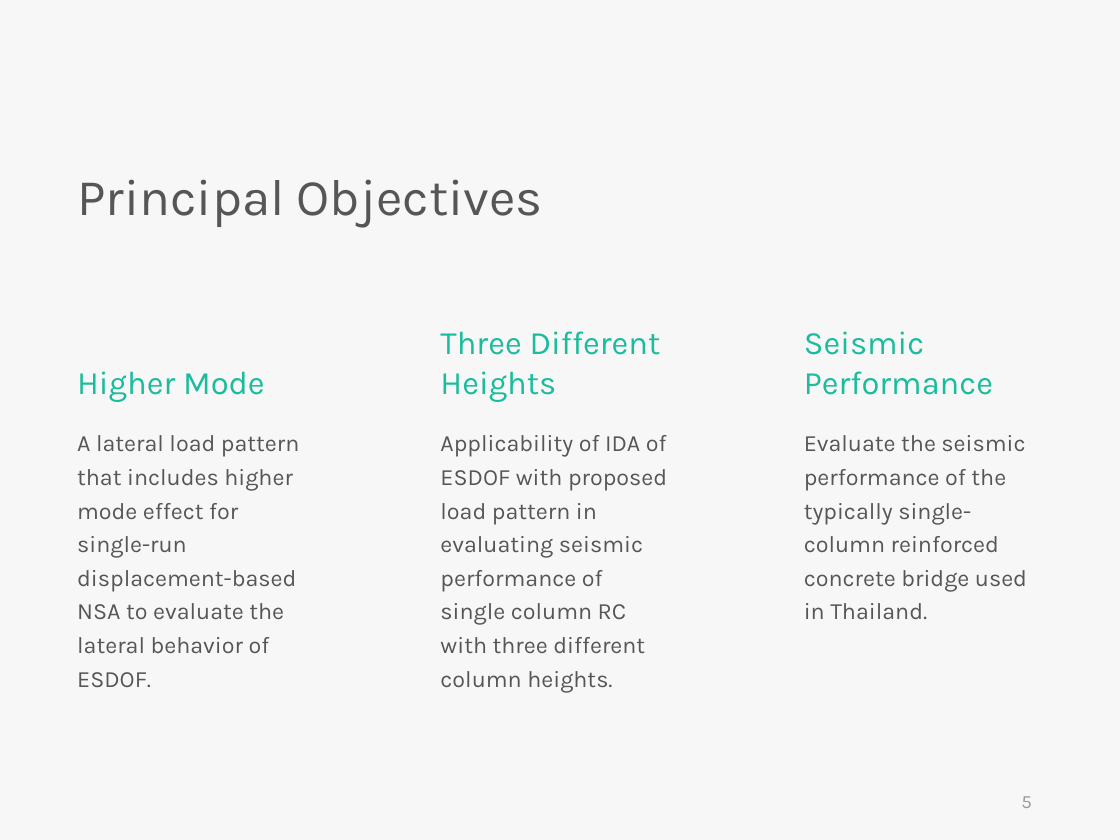
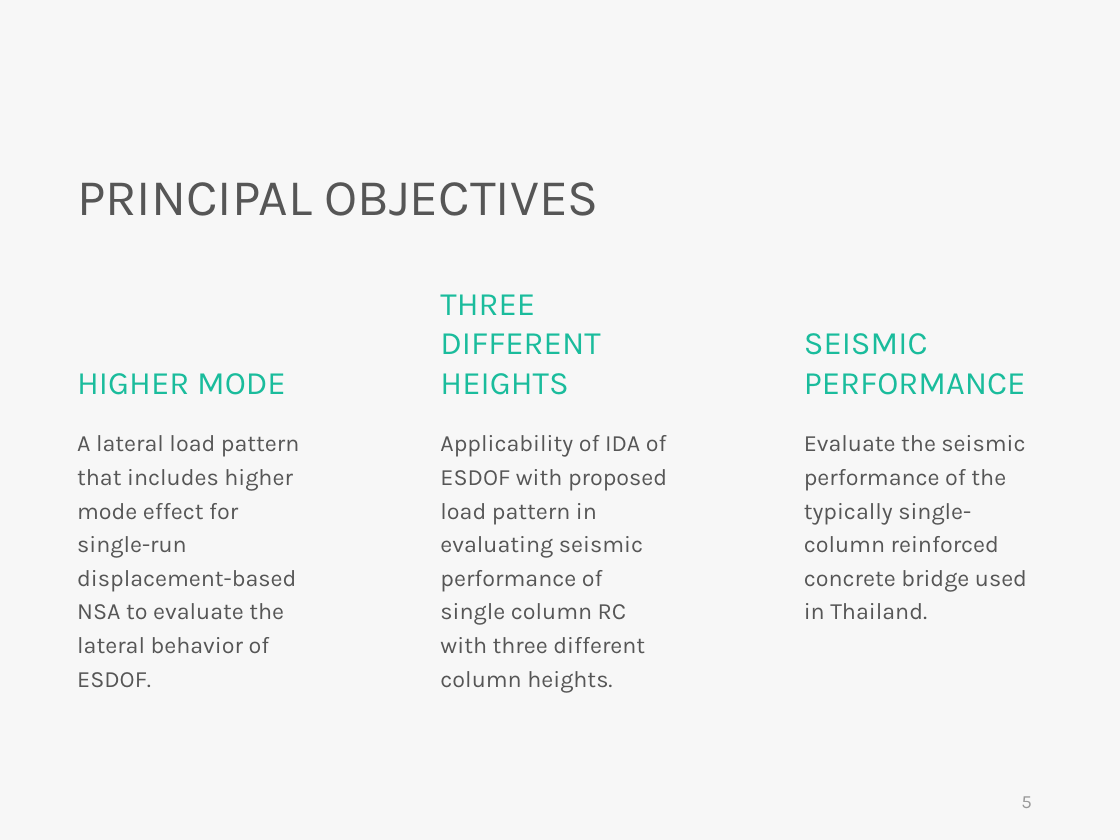
Before and after one commit to skyran1278/VbaProject, a slide deck: slide 5 of 20180126_SmartSplice/20180823_Meeting/Incremental dynamic analysis with multi-modes for seismic performance evaluation of RC bridges.pptx. Drawn at 1120x840 pixels with LibreOffice and Linux fonts; fonts in the diff are those of the drawing. Boxes give left, top, right and bottom in pixels: in the first picture for what was removed or moved away, otherwise in the second. Text is boxed around its words. In the diff, an @@ line names an element or a change of style, - is before the commit and + after.

```diff
--- a/20180126_SmartSplice/20180823_Meeting/Incremental dynamic analysis with multi-modes for seismic performance evaluation of RC bridges.pptx
+++ b/20180126_SmartSplice/20180823_Meeting/Incremental dynamic analysis with multi-modes for seismic performance evaluation of RC bridges.pptx
@@ text at <box>77,182,599,216</box>: text changed @@
-Principal Objectives
+PRINCIPAL OBJECTIVES
@@ text at <box>440,294,600,395</box>: text changed @@
-Three Different Heights
+THREE DIFFERENT HEIGHTS
@@ text at <box>804,333,1026,395</box>: text changed @@
-Seismic Performance
+SEISMIC PERFORMANCE
@@ text at <box>77,373,286,395</box>: text changed @@
-Higher Mode
+HIGHER MODE
```
Also in this commit, not shown: 6 other slides changed, 1 slide added, 1 slide removed, 5 other files.
